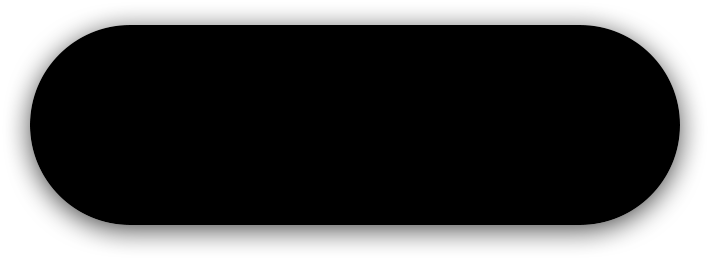
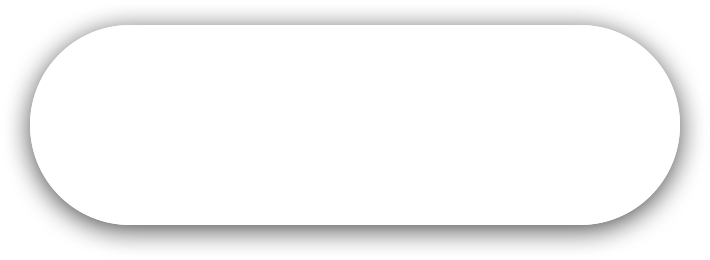
Layer changes from the first 710×260 image to the second:
painted on "Layer 1" over [left=30, top=25, right=680, bottom=225]
